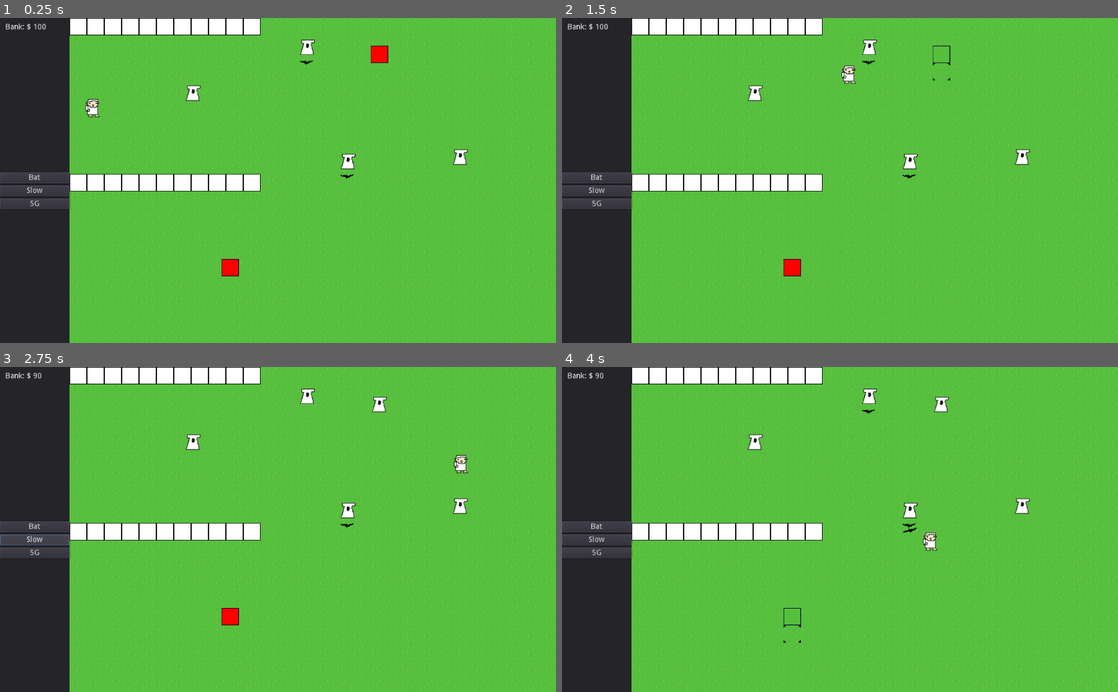
Above: before the commit, frames 1-4 (two rows, left to right).
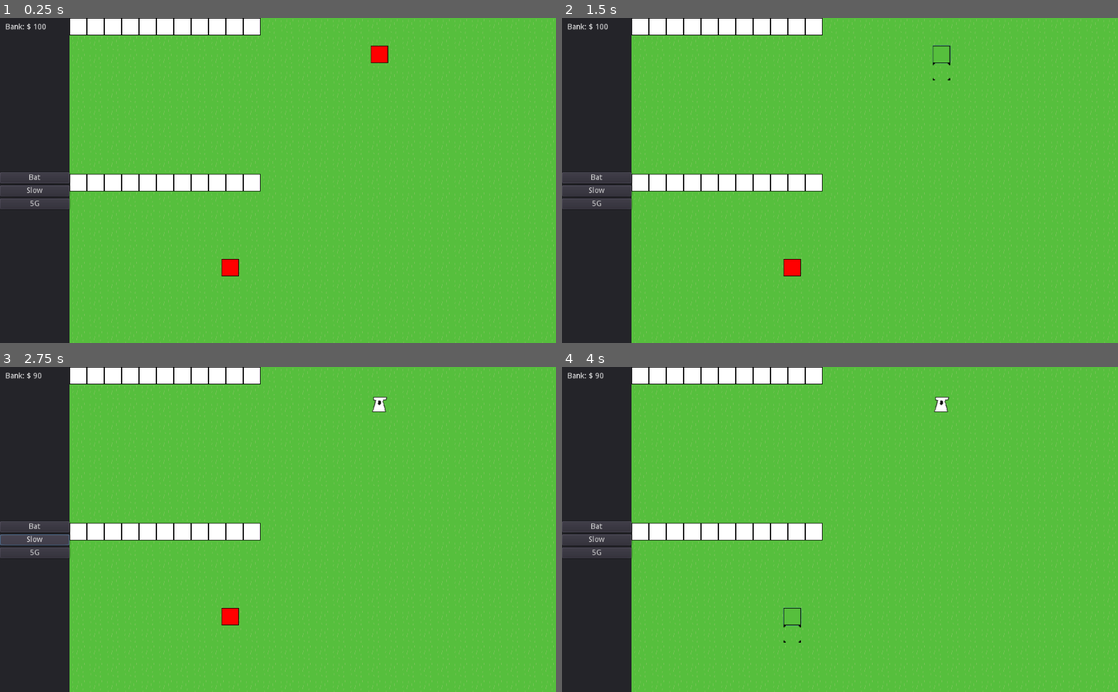
Above: after the commit, the same moments.

Repository: S-D-V-A-S-M-V-V-I-C-T-S-S-BAGGER/CovidTowerDefense
Game: Godot game, scene res://Levels/BaseLevel.tscn
The game is run twice, just before and just after one commit, with the same random seed, the same clock (stepped at 60 frames per second) and the same inputs.
Inputs (mouse positions are in pixels of both pictures, inside the frame that each line leads up to):
- Up to frame 1 (0.25 s): no input
- Up to frame 2 (1.5 s): click "Bat" at 0.5 s; click (940, 53) at 1.27 s
- Up to frame 3 (2.75 s): click "Slow" at 2 s
- Up to frame 4 (4 s): click "5G" at 2.75 s; click (789, 617) at 3.5 s

The runs differ from the first frame. In frame 1, 0.6% of the frame differs, in the area x 15-85%, y 6-50%; in frame 2, 0.6%; in frame 3, 0.6%; in frame 4, 0.6%, in the area x 33-85%, y 6-57%.

Commit message:
Added enemy_wave_spawning

Diff:
--- a/Enemies/Enemy.gd
+++ b/Enemies/Enemy.gd
@@ -15,7 +15,8 @@
 
 # Called when the node enters the scene tree for the first time.
 func _ready() -> void:
-	get_node("Path").curve = get_node(path).curve
+	if path:
+		get_node("Path").curve = get_node(path).curve
 
 # Called every frame. 'delta' is the elapsed time since the previous frame.
 func _process(delta: float) -> void:
--- a/Levels/BaseLevel.tscn
+++ b/Levels/BaseLevel.tscn
@@ -1,14 +1,13 @@
-[gd_scene load_steps=11 format=2]
+[gd_scene load_steps=10 format=2]
 
 [ext_resource path="res://PlaceHolders/PlaceHolderTile.png" type="Texture" id=1]
 [ext_resource path="res://PlaceHolders/Background.png" type="Texture" id=2]
 [ext_resource path="res://Enemies/Enemy.tscn" type="PackedScene" id=3]
 [ext_resource path="res://Levels/BaseLevelEnemyPath.tres" type="Curve2D" id=4]
-[ext_resource path="res://Towers/Tower.tscn" type="PackedScene" id=5]
-[ext_resource path="res://Towers/BatTower.tscn" type="PackedScene" id=6]
-[ext_resource path="res://Towers/CellTower.gd" type="Script" id=7]
 [ext_resource path="res://Gui/HUD.tscn" type="PackedScene" id=8]
 [ext_resource path="res://Gui/TowerPlacer.tscn" type="PackedScene" id=9]
+[ext_resource path="res://Levels/Waves/Spawner.tscn" type="PackedScene" id=10]
+[ext_resource path="res://Levels/Waves/Wave.tscn" type="PackedScene" id=11]
 
 [sub_resource type="TileSet" id=1]
 0/name = "PlaceHolderTile.png 0"
@@ -33,6 +32,13 @@
 "_edit_use_anchors_": false
 }
 
+[node name="Waves" type="Node" parent="."]
+
+[node name="Wave1" parent="Waves" instance=ExtResource( 11 )]
+enemies = [ ExtResource( 3 ), ExtResource( 3 ), ExtResource( 3 ) ]
+time_between_enemies = 5.0
+time_before_start = 10.0
+
 [node name="BackGround" type="TextureRect" parent="."]
 anchor_right = 1.0
 anchor_bottom = 1.0
@@ -48,24 +54,13 @@
 format = 1
 tile_data = PoolIntArray( 0, 0, 0, 1, 0, 0, 2, 0, 0, 3, 0, 0, 4, 0, 0, 5, 0, 0, 6, 0, 0, 7, 0, 0, 8, 0, 0, 9, 0, 0, 10, …(368 unchanged characters)…
 
-[node name="Path2D" type="Path2D" parent="."]
+[node name="Path" type="Path2D" parent="."]
 curve = ExtResource( 4 )
 
-[node name="Enemy" parent="." instance=ExtResource( 3 )]
-path = NodePath("../Path2D")
-
-[node name="Tower" parent="." instance=ExtResource( 5 )]
-position = Vector2( 355.573, 136.759 )
-
-[node name="CellTower1" parent="." instance=ExtResource( 5 )]
-position = Vector2( 847.573, 254.759 )
-script = ExtResource( 7 )
-
-[node name="BatTower" parent="." instance=ExtResource( 6 )]
-position = Vector2( 566.063, 52.3251 )
-
-[node name="BatTower2" parent="." instance=ExtResource( 6 )]
-position = Vector2( 640.983, 262.815 )
+[node name="SpawnPoint" parent="." instance=ExtResource( 10 )]
+position = Vector2( 179.605, 168.291 )
+path = NodePath("../Path")
+wave_parent = NodePath("../Waves")
 
 [node name="HUD" parent="." instance=ExtResource( 8 )]
 
--- a/Levels/Node2D.gd
+++ /dev/null
@@ -1,16 +0,0 @@
-extends Node2D
-
-
-# Declare member variables here. Examples:
-# var a = 2
-# var b = "text"
-
-
-# Called when the node enters the scene tree for the first time.
-func _ready():
-	pass # Replace with function body.
-
-
-# Called every frame. 'delta' is the elapsed time since the previous frame.
-#func _process(delta):
-#	pass
--- /dev/null
+++ b/Levels/Waves/Spawner.gd
@@ -0,0 +1,54 @@
+extends Node2D
+
+
+# Declare member variables here. Examples:
+# var a: int = 2
+# var b: String = "text"
+var time_between_spawns := 2.0
+export(NodePath) var path
+
+var spawn_timer := 0.0
+
+export (NodePath) var wave_parent
+
+var waves : Array
+
+var enemies : Array
+
+# Called when the node enters the scene tree for the first time.
+func _ready() -> void:
+	waves = get_node(wave_parent).get_children()
+	load_wave()
+
+
+# Called every frame. 'delta' is the elapsed time since the previous frame.
+func _process(delta: float) -> void:
+	spawn_timer += delta
+
+	if spawn_timer >= time_between_spawns:
+		spawn()
+		spawn_timer -= time_between_spawns
+
+
+func load_wave():
+	var wave : Node = waves.pop_front()
+	if wave:
+		spawn_timer = -wave.time_before_start
+		time_between_spawns = wave.time_between_enemies
+		enemies = wave.enemies
+	else:
+		done()
+
+
+func done():
+	pass
+
+
+func spawn():
+	var enemy_scene : PackedScene = enemies.pop_front()
+	if enemy_scene:
+		var enemy = enemy_scene.instance()
+		enemy.get_node("Path").curve = get_node(path).curve
+		owner.add_child(enemy)
+	else:
+		load_wave()
--- /dev/null
+++ b/Levels/Waves/Spawner.tscn
@@ -0,0 +1,6 @@
+[gd_scene load_steps=2 format=2]
+
+[ext_resource path="res://Levels/Waves/Spawner.gd" type="Script" id=1]
+
+[node name="SpawnPoint" type="Node2D"]
+script = ExtResource( 1 )
--- /dev/null
+++ b/Levels/Waves/Wave.gd
@@ -0,0 +1,6 @@
+extends Node
+class_name Wave
+
+export (Array, PackedScene) var enemies
+export (float) var time_between_enemies
+export (float) var time_before_start
--- /dev/null
+++ b/Levels/Waves/Wave.tscn
@@ -0,0 +1,6 @@
+[gd_scene load_steps=2 format=2]
+
+[ext_resource path="res://Levels/Waves/Wave.gd" type="Script" id=1]
+
+[node name="Wave" type="Node2D"]
+script = ExtResource( 1 )
--- a/Towers/CellTower.gd
+++ b/Towers/CellTower.gd
@@ -5,7 +5,7 @@
 # var a: int = 2
 # var b: String = "text"
 
-func initialize(tower_position, path_position):
+func initialize(tower_position, _path_position):
 	position = tower_position
 
 
--- a/project.godot
+++ b/project.godot
@@ -13,9 +13,15 @@
 "class": "Enemy",
 "language": "GDScript",
 "path": "res://Enemies/Enemy.gd"
+}, {
+"base": "Node",
+"class": "Wave",
+"language": "GDScript",
+"path": "res://Levels/Waves/Wave.gd"
 } ]
 _global_script_class_icons={
-"Enemy": ""
+"Enemy": "",
+"Wave": ""
 }
 
 [application]
